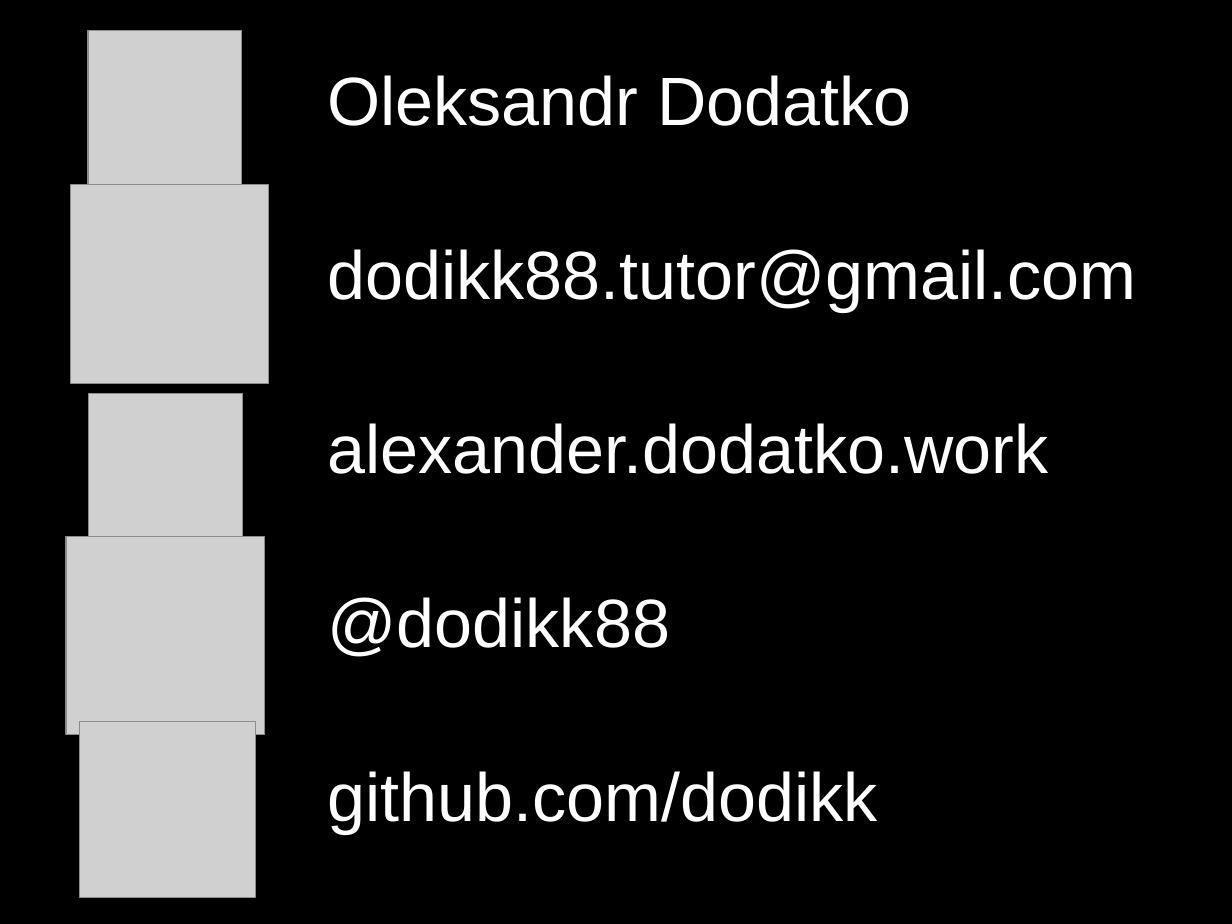
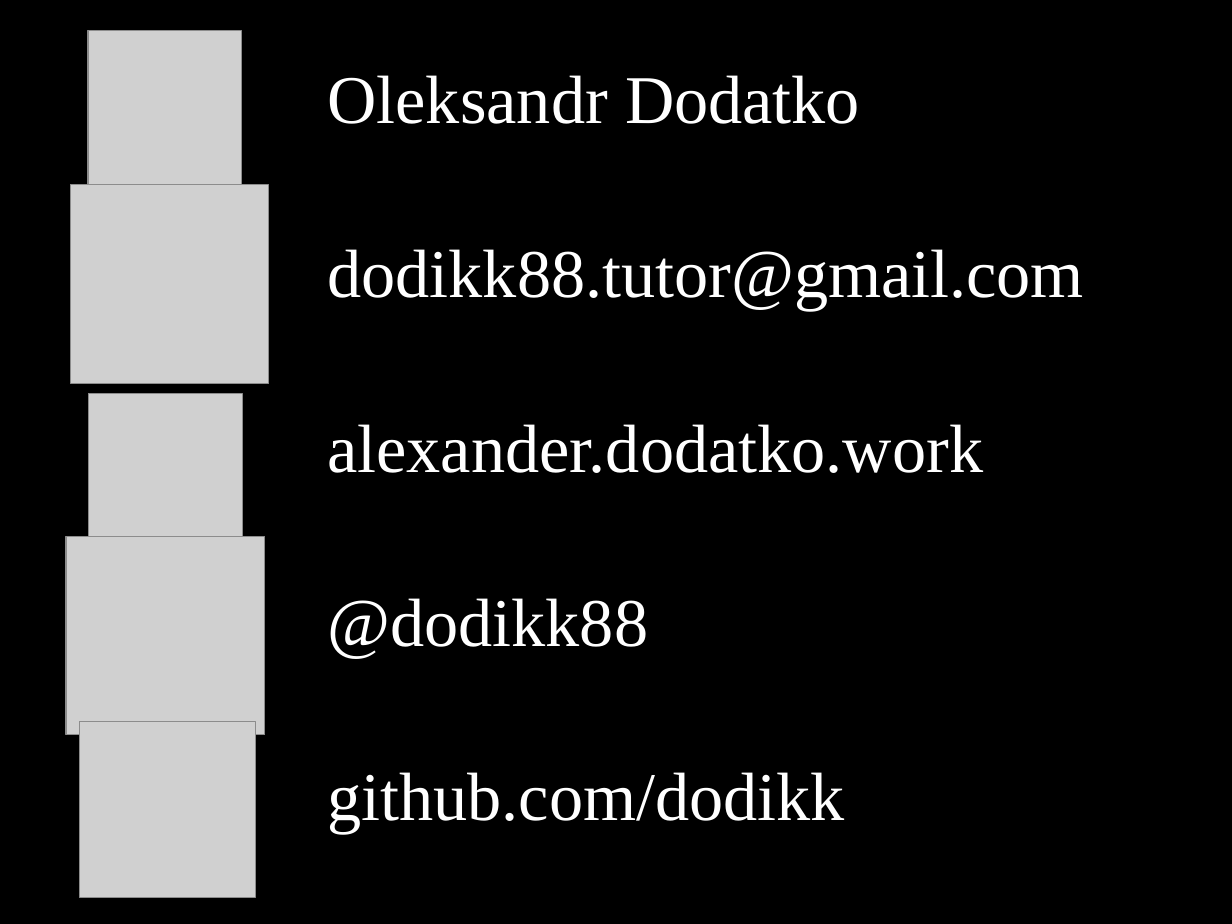
Before and after one commit to dodikk/iAsyncSlides, a slide deck: slide 43 of iAsync-slides.odp. Drawn at 1232x924 pixels with LibreOffice and Linux fonts; fonts in the diff are those of the drawing; grey boxes stand for pictures. Boxes give left, top, right and bottom in pixels: in the first picture for what was removed or moved away, otherwise in the second. Text is boxed around its words. In the diff, an @@ line names an element or a change of style, - is before the commit and + after.

```diff
--- a/iAsync-slides.odp
+++ b/iAsync-slides.odp
@@ table at (x1=29, y1=27, x2=1215, y2=898) @@
@@ font Arial to Times New Roman @@
```
Also in this commit, not shown: 22 other slides changed, 3 slides added, 3 slides removed, 5 other files.
